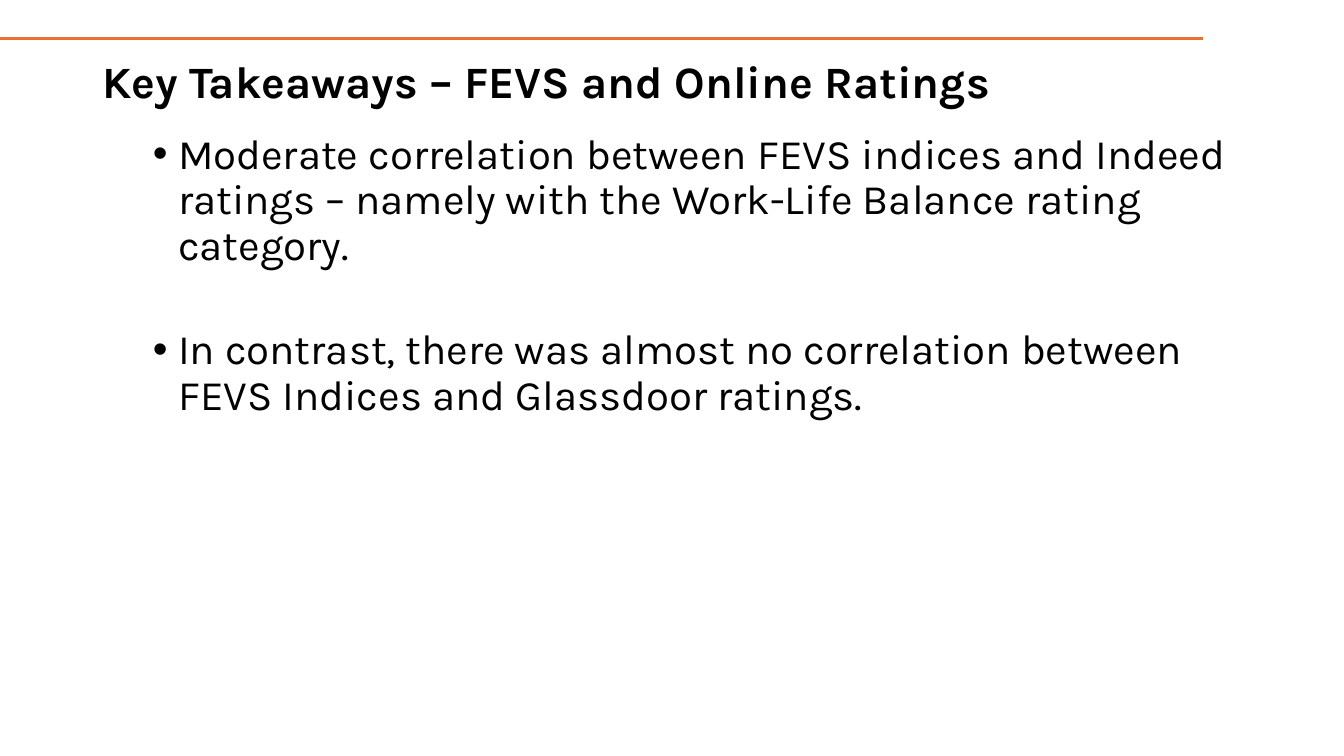
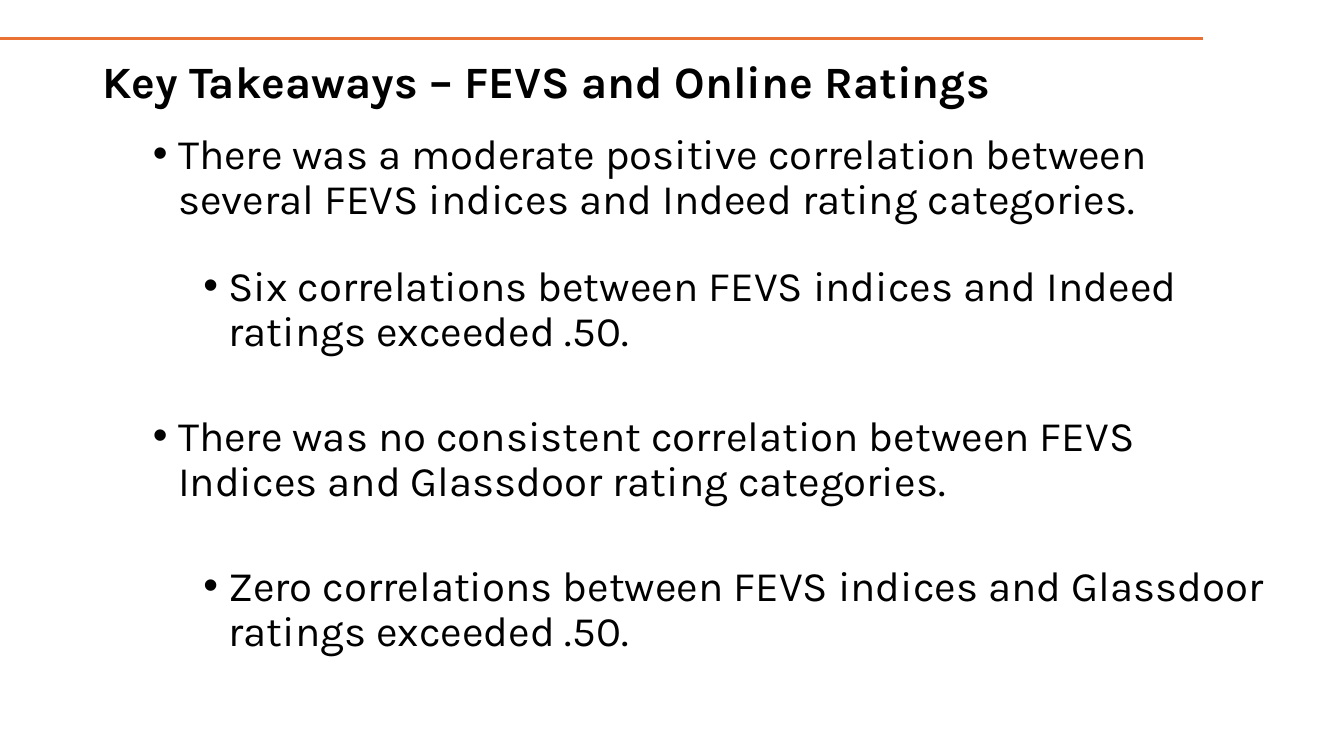
Before and after one commit to aaron-hollinger/federal_employee_job_satisfaction, a slide deck: slide 25 of presentation/FinalPresentation.pptx. Drawn at 1344x756 pixels with LibreOffice and Linux fonts; fonts in the diff are those of the drawing. Boxes give left, top, right and bottom in pixels: in the first picture for what was removed or moved away, otherwise in the second. Text is boxed around its words. In the diff, an @@ line names an element or a change of style, - is before the commit and + after.

Commit message:
update final presentation

```diff
--- a/presentation/FinalPresentation.pptx
+++ b/presentation/FinalPresentation.pptx
@@ text at bbox=[178, 140, 1264, 657]: text changed @@
-  • Moderate correlation between FEVS indices and Indeed ratings – namely with the Work-Life Balance rating category.
-  • In contrast, there was almost no correlation between FEVS Indices and Glassdoor ratings.
+  • There was a moderate positive correlation between several FEVS indices and Indeed rating categories.
+    • Six correlations between FEVS indices and Indeed ratings exceeded .50.
+  • There was no consistent correlation between FEVS Indices and Glassdoor rating categories.
+    • Zero correlations between FEVS indices and Glassdoor ratings exceeded .50.
```
Also in this commit, not shown: 4 other slides changed.
